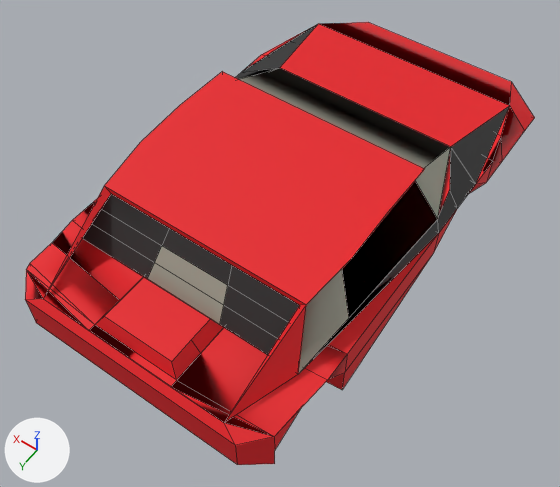
What one commit did to the FBX model Auto.fbx.
Rendered twice from a 50 mm lens placed at (-1.11, 1.99, 3.02), pointed at (0.11, 0.28, 0.34). Every picture has the same lights, and +X, +Y and +Z are marked at lower left. Mesh edges are drawn as thin lines. Where no turn or scale is listed for an object, it has been applied to the vertices. Vertices at the same position are counted once.
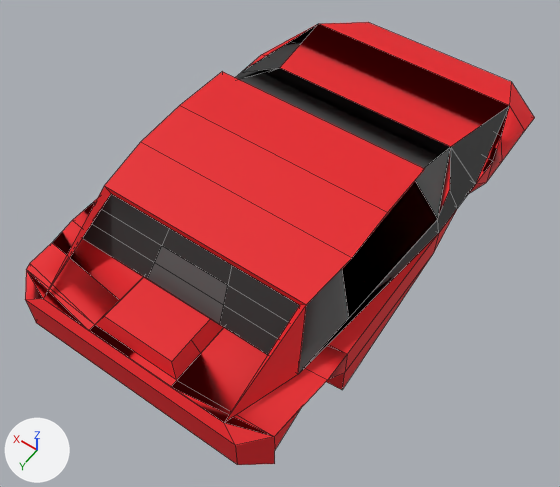
Commit message: Fixed issues

What differs and where, as boxes [x1, y1, x2, y2] in the pictures (560 x 487 px):
'Plane.001', recoloured, reshaped: [25, 22, 535, 465] in both
part 1 of me_plane_004, built on: [105, 71, 424, 305] in both

What the commit changed:
Material 'Material.003' (mat_material_003) changes colour from grey #a1a293 to dark grey #585858; in linear values from (0.355, 0.359, 0.292) to (0.0985, 0.0985, 0.0985).
me_plane_004 has 160 vertices, 150 faces and spans x -0.51..0.76, y -1.04..1.37, z 0.0..0.56.
me_plane_004 is used by ob_plane_001; location (0.025, -0.171, 0.26).
Verts and faces of me_plane_004; kept vertices keep their numbers, new ones are numbered from 160.
Before the commit, vertices of me_plane_004: 73 (0.63, 0.12, 0.55) at pixel (222, 71), 74 (-0.37, 0.12, 0.55) at pixel (424, 168), 77 (0.61, 0.9, 0.52) at pixel (104, 185), 83 (-0.35, 0.9, 0.52) at pixel (306, 304), 108 (0.63, 0.41, 0.56) at pixel (179, 105).
Before the commit, vertices of me_plane_004: 109 (0.63, 0.65, 0.55) at pixel (140, 141), 110 (-0.37, 0.41, 0.56) at pixel (387, 212), 111 (-0.37, 0.65, 0.55) at pixel (352, 257).
Part 1, on me_plane_004:
Faces deleted: (73, 74, 110, 111, 83, 77, 109, 108).
New faces: (73, 74, 110, 108), (108, 110, 111, 109), (77, 109, 111, 83) (mat_material_002 (red #e7151e)).
